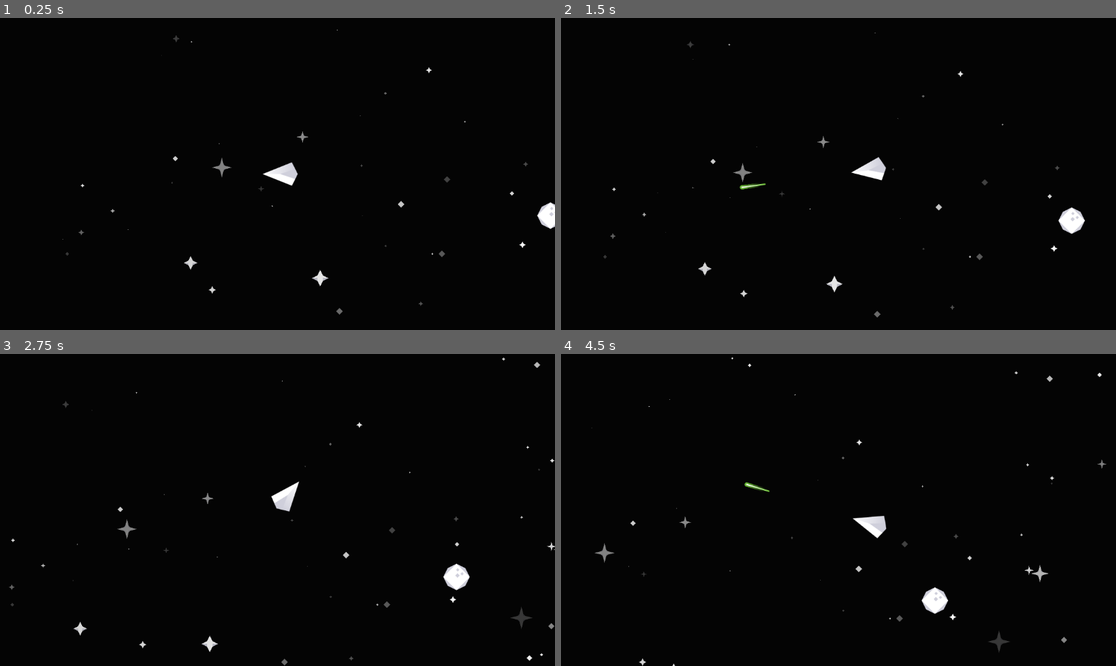
Above: before the commit, frames 1-4 (two rows, left to right).
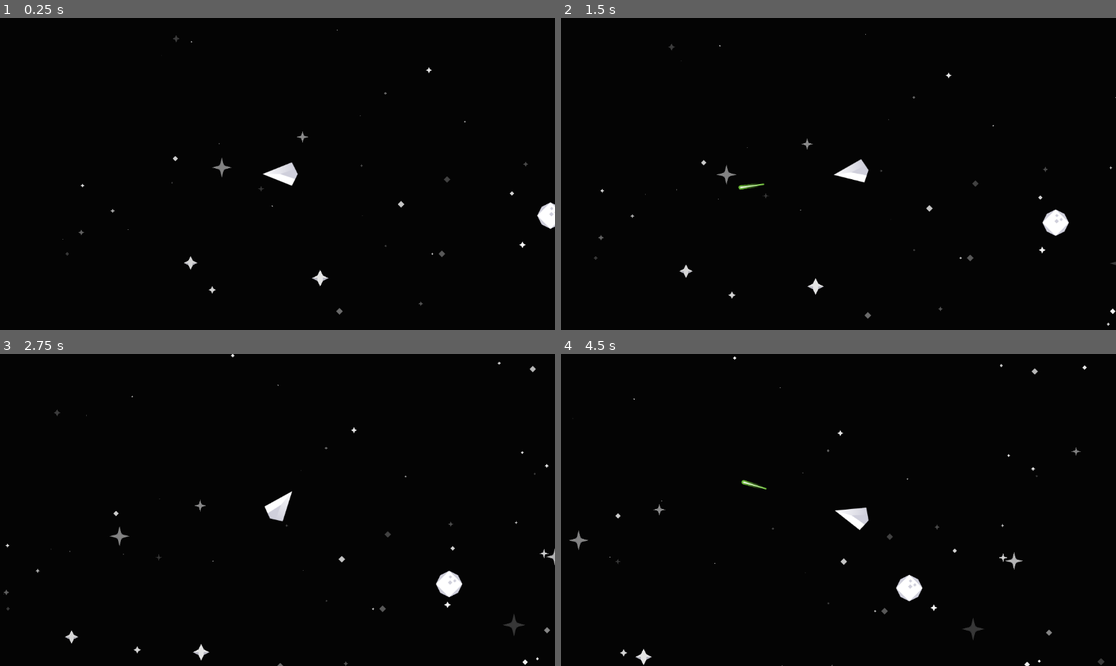
Above: after the commit, the same moments.

Repository: TotalHelix/godot-ship-test-game
Game: Godot game, scene res://Stages/stage.tscn
Two runs of this game, one before a commit and one after it. Both use one fixed random seed, a clock stepped at 60 frames per second and the inputs below.
Inputs (mouse positions are in pixels of both pictures, inside the frame that each line leads up to):
- Up to frame 1 (0.25 s): no input
- Up to frame 2 (1.5 s): move the mouse to (960, 158) at 0.52 s; click (960, 158) at 0.6 s; move the mouse to (727, 189) at 1.27 s; click (727, 189) at 1.35 s
- Up to frame 3 (2.75 s): move the mouse to (333, 441) at 2.02 s; click (333, 441) at 2.1 s
- Up to frame 4 (4.5 s): move the mouse to (810, 572) at 2.77 s; click (810, 572) at 2.85 s; move the mouse to (1005, 556) at 3.52 s; click (1005, 556) at 3.6 s; move the mouse to (672, 463) at 4.27 s; click (672, 463) at 4.35 s

The runs differ from the first frame. In frame 2, 1.6% of the frame differs, in the area x 5-100%, y 4-99%; in frame 3, 1.7%; in frame 4, 1.9%, in the area x 1-99%, y 0-100%.

Commit message:
hell yeah we got healthbars working!

Diff:
--- a/Prefabs/asteroid.tscn
+++ b/Prefabs/asteroid.tscn
@@ -4,7 +4,7 @@
 
 [sub_resource type="CircleShape2D" id="CircleShape2D_3m15j"]
 
-[node name="RigidBody2D" type="RigidBody2D"]
+[node name="RigidBody2D" type="RigidBody2D" groups=["destroyable"]]
 collision_layer = 2
 collision_mask = 31
 mass = 59.076
--- a/Prefabs/healthbar.tscn
+++ b/Prefabs/healthbar.tscn
@@ -3,11 +3,14 @@
 [ext_resource type="Script" uid="uid://yr0jn17t32tv" path="res://Scripts/health_script.gd" id="1_y1cw4"]
 [ext_resource type="Texture2D" uid="uid://br0stmbqf6w18" path="res://Images/Healthbars/healthbar_back.png" id="2_1kgda"]
 
-[node name="RemoteTransform2D" type="RemoteTransform2D" groups=["healthbar"]]
-remote_path = NodePath("back!")
+[node name="Healthbar" type="Node2D" groups=["healthbar"]]
 script = ExtResource("1_y1cw4")
 
-[node name="back!" type="Sprite2D" parent="."]
+[node name="RemoteTransform2D" type="RemoteTransform2D" parent="."]
+remote_path = NodePath("../back!")
+update_rotation = false
+
+[node name="back!" type="Sprite2D" parent="." groups=["healthbar back"]]
 top_level = true
 texture = ExtResource("2_1kgda")
 centered = false
--- a/Scripts/Bullet Script.gd
+++ b/Scripts/Bullet Script.gd
@@ -78,12 +78,13 @@
 
 			# if the hit already has a health bar
 			if health_controller:
+				print("there's already a healthbasr controller")
 				health_controller.take_damage(damage_to_take)
 
 			# if there isn't yet a healthbar
 			else:
 				var new_healthbar: Node2D = healthbar_prefab.instantiate()
+				hit.add_child(new_healthbar)
 				new_healthbar.take_damage(damage_to_take)
-				hit.add_child(new_healthbar)
 
 		self.queue_free()
--- a/Scripts/health_script.gd
+++ b/Scripts/health_script.gd
@@ -10,12 +10,16 @@
 @export var med: float = 0.3
 
 # the sprites holder. We'll set this up in _ready()
-var sprites_holder: Node2D = Node2D.new()
+var sprites_holder: Sprite2D
+var background_width: int  # we also need the size of the sprite holder
 
 # a dictionary of the nodes that makes up the current helthbar
 var active_sprites: Dictionary = {}
 var current_set_name: String
 var sprite_set: Dictionary
+
+# sprite offset so the the healthbar is above the center of the destroyable.
+var sprite_offset: Vector2
 
 # the healthbar sprites
 var health_sprites = {
@@ -24,15 +28,30 @@
 	"low": _get_healthbar_parts("Red")
 }
 
+# the width of the left/right sprites so that everything can be positioned propperly
+# we just assume that the corners are the same left/right and high/med/low
+var corner_width: int = health_sprites["high"]["left"].get_width()
+var middle_width: int = health_sprites["high"]["middle"].get_width()
 
 func _ready() -> void:
+	print("corner_width: ", corner_width)
 	# add the destroyable tag so that bullets know they're allowed to beat the shit out of us
 	self.add_to_group("destroyable")
 
 	# set up the sprites holder
-	sprites_holder.name = "healthbar fill"
-	sprites_holder.top_level = true
-	self.add_child(sprites_holder)
+	for child in self.get_children():
+		if child.is_in_group("healthbar back"):
+			sprites_holder = child
+			break
+
+	# the background size
+	background_width = sprites_holder.texture.get_width()
+
+	# est the healthbar offset
+	var offset_x: float = - sprites_holder.texture.get_width()/2
+	var offset_y: float = - 65  # possibly make this dynamic in the future? not sure
+	sprite_offset = Vector2(offset_x, offset_y)
+	sprites_holder.offset = sprite_offset
 
 ## return a dict of left middle and right healthbar parts
 func _get_healthbar_parts(color: String) -> Dictionary:
@@ -60,12 +79,33 @@
 	elif _current_health <= 0:
 		die()
 
+	print("HP: ", _current_health, "/", _max_health)
 	# update the healthbar
 	update_healthbar()
 
+## return the health as a fractions
+func get_health_frac() -> float:
+	return float(_current_health) / _max_health
+
+## returns the width in pixels that the middle section of the healthbar has to be so that it is
+## displayed correctly.
+func _calculate_middle_width() -> int:
+
+	# the fraction of health / max-health
+	var health_frac: float = get_health_frac()
+
+	# the absolute width of the health part of the healthbar if there were no round corners
+	var raw_pos: float = background_width * health_frac
+
+	# the returned position: raw_pos after removing the left curve and half of the right curve
+	var adjusted_pos: float = raw_pos - (1.5 * corner_width)
+
+	return adjusted_pos
+
 ## update the healthbar
 func update_healthbar() -> void:
-	var health_frac: float = float(_current_health) / _max_health
+
+	var health_frac: float = get_health_frac()
 	var new_set_name: String
 
 	# get the sprite set
@@ -75,6 +115,10 @@
 
 	# if we need to remake the healthbar because we passed a color threshold
 	if current_set_name != new_set_name:
+		if not sprites_holder:
+			printerr("Internal function called before _ready. Please add_child before calling other functions.")
+			return
+
 		# update the sprite info
 		current_set_name = new_set_name
 		sprite_set = health_sprites[new_set_name]
@@ -92,7 +136,18 @@
 			sprites_holder.add_child(new_sprite)
 
 	# now adjust the sprite positions
-	active_sprites["middle"].position.x = 10
+	# the left sprite is already at (0, 0), so it just needs to be offset adjusted
+	active_sprites["left"].position = sprite_offset
+
+	# the middle sprite will be at the end of the left sprite.
+	# it also needs to be stretched
+	var midsectoin = _calculate_middle_width()
+	active_sprites["middle"].position = Vector2(corner_width, 0) + sprite_offset
+	active_sprites["middle"].scale.x = float(midsectoin) / middle_width
+
+	# the right half of the health bar
+	active_sprites["right"].position = Vector2(midsectoin + corner_width, 0) + sprite_offset
+
 
 ## die
 func die() -> void:
--- a/project.godot
+++ b/project.godot
@@ -38,6 +38,7 @@
 [physics]
 
 2d/default_gravity_vector=Vector2(0, 0)
+common/physics_interpolation=true
 
 [rendering]
 
